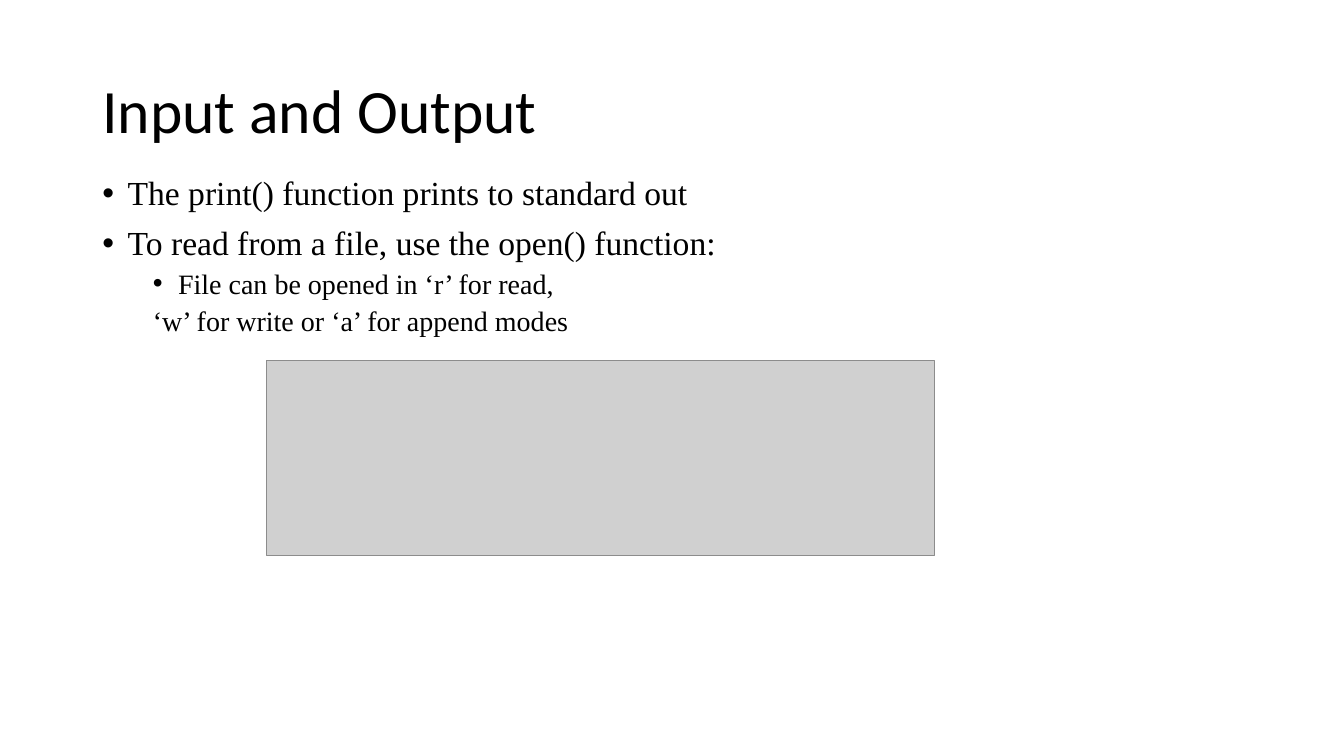
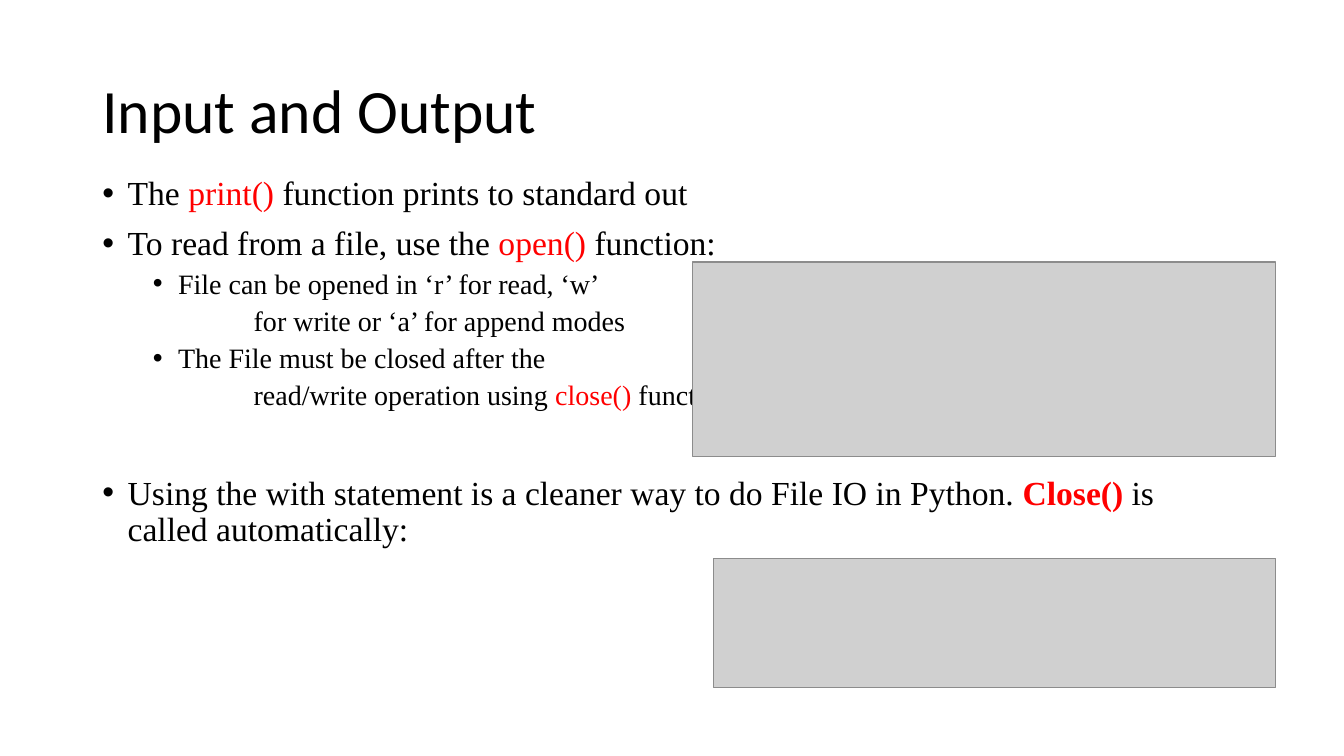
Before and after one commit to EmoryPython/Lab, a slide deck: slide 18 of lecture/Python Programing.pptx (slide 23 before the commit). Drawn at 1344x756 pixels with LibreOffice and Linux fonts; fonts in the diff are those of the drawing; grey boxes stand for pictures. Boxes give left, top, right and bottom in pixels: in the first picture for what was removed or moved away, otherwise in the second. Text is boxed around its words. In the diff, an @@ line names an element or a change of style, - is before the commit and + after.

Commit message:
Updated with following content
regulerexpression
global interpriter lock
date and time
pip
python protocals
with i/o
error stacktrace

```diff
--- a/lecture/Python Programing.pptx
+++ b/lecture/Python Programing.pptx
@@ text at (128, 181, 716, 262): text colour #000000 to #FF0000 in "print()", "open()" @@
@@ picture: place and size @@
-picture at (267, 361, 936, 556)
+picture at (693, 262, 1275, 457)
@@ text at (128, 274, 1154, 548): text changed @@
-  • File can be opened in ‘r’ for read,
-  ‘w’ for write or ‘a’ for append modes
+  • File can be opened in ‘r’ for read, ‘w’
+  for write or ‘a’ for append modes
+  • The File must be closed after the
+  read/write operation using close() function
+• Using the with statement is a cleaner way to do File IO in Python. Close() is called automatically:
@@ picture added at (713, 559, 1275, 688) @@
```
Also in this commit, not shown: 4 other slides changed, 8 slides added.
